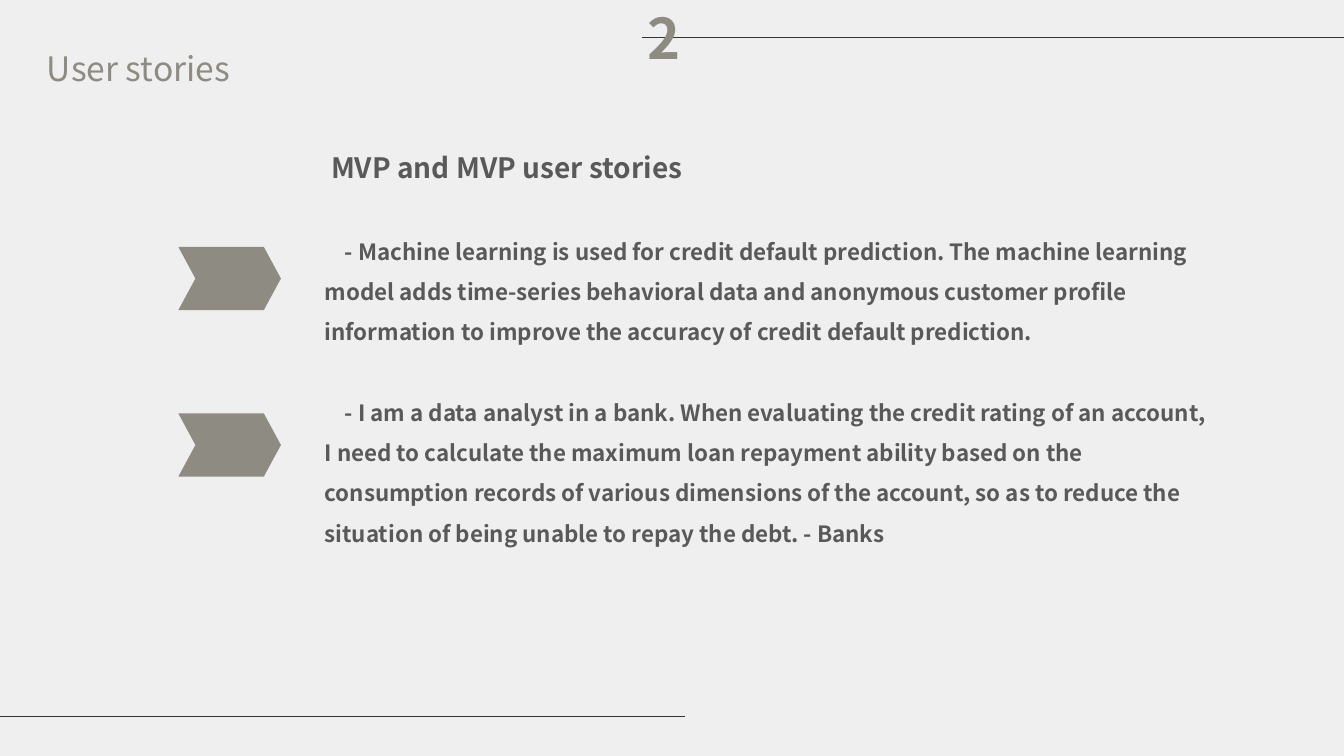
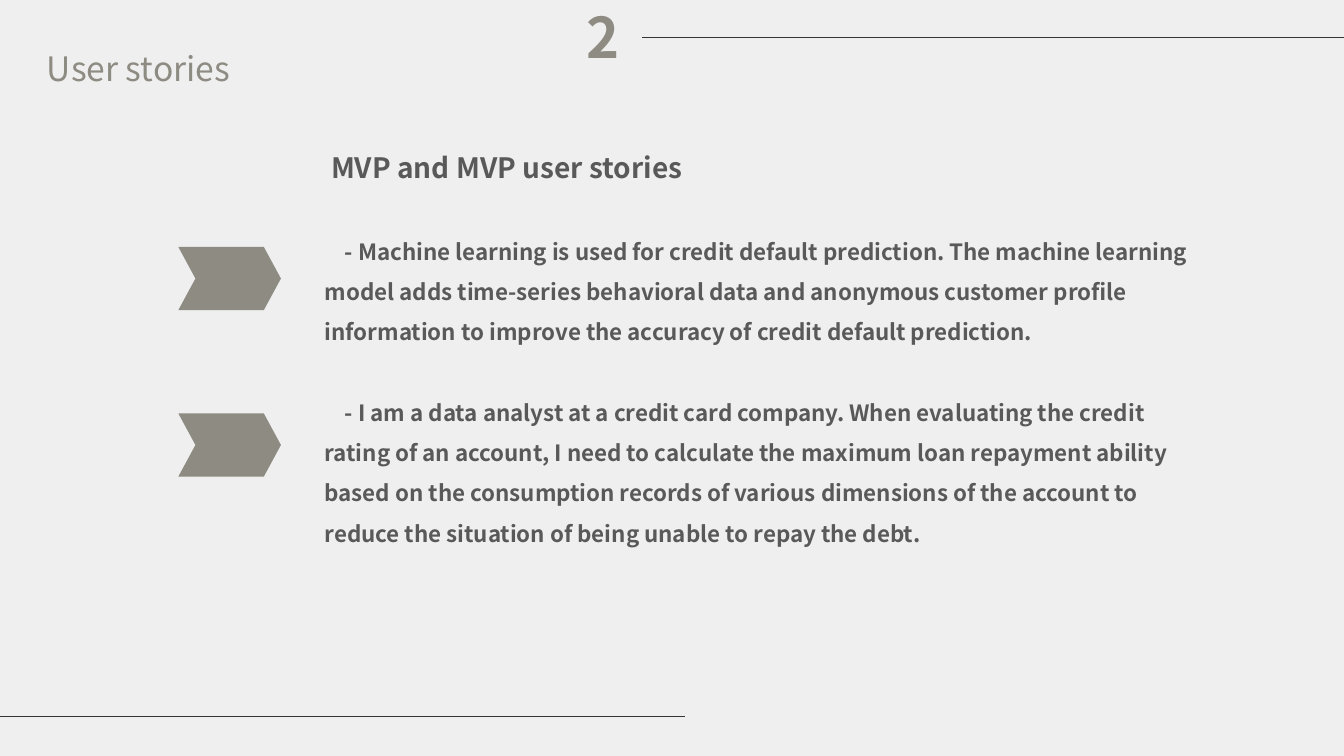
Before and after one commit to licao2998/EC601-A1-04, a slide deck: slide 7 of presentation.pptx. Drawn at 1344x756 pixels with LibreOffice and Linux fonts; fonts in the diff are those of the drawing. Boxes give left, top, right and bottom in pixels: in the first picture for what was removed or moved away, otherwise in the second. Text is boxed around its words. In the diff, an @@ line names an element or a change of style, - is before the commit and + after.

```diff
--- a/presentation.pptx
+++ b/presentation.pptx
@@ text "2": place and size @@
-text "2" at (647, 17, 680, 59)
+text "2" at (586, 16, 619, 58)
@@ text at (325, 403, 1166, 547): text changed @@
-- I am a data analyst in a bank. When evaluating the credit rating of an account, I need to calculate the maximum loan repayment ability based on the consumption records of various dimensions of the account, so as to reduce the situation of being unable to repay the debt. - Banks
+- I am a data analyst at a credit card company. When evaluating the credit rating of an account, I need to calculate the maximum loan repayment ability based on the consumption records of various dimensions of the account to reduce the situation of being unable to repay the debt.
```
Also in this commit, not shown: 7 other slides changed.
